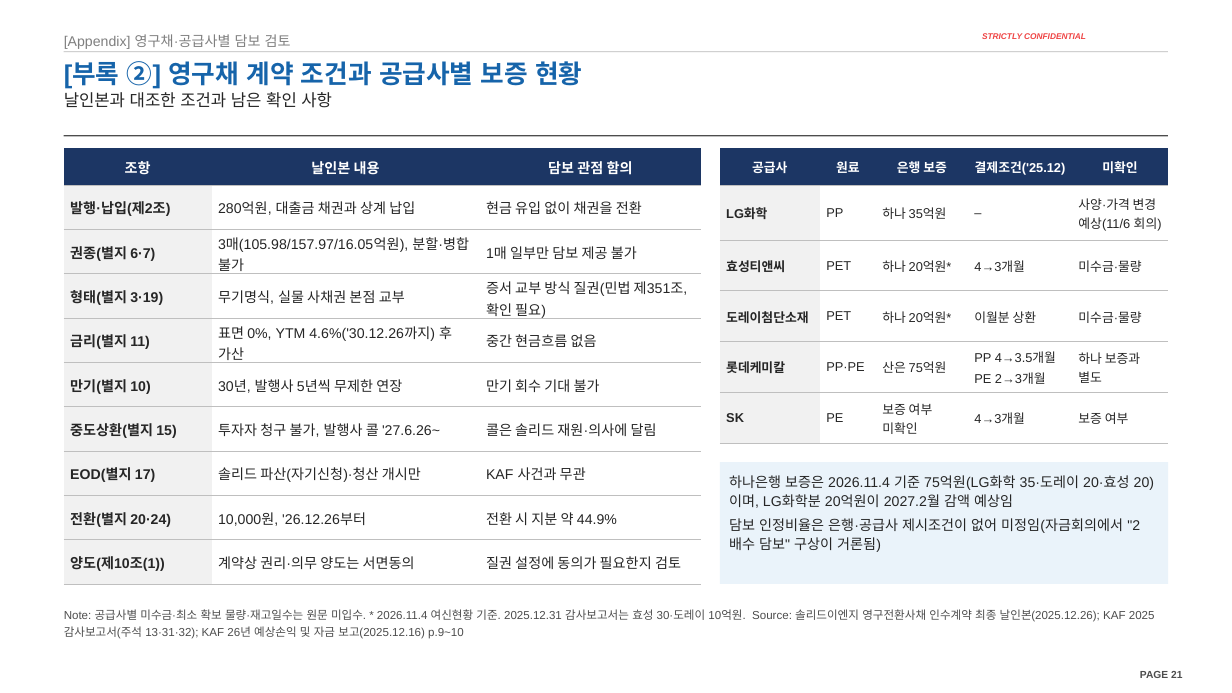
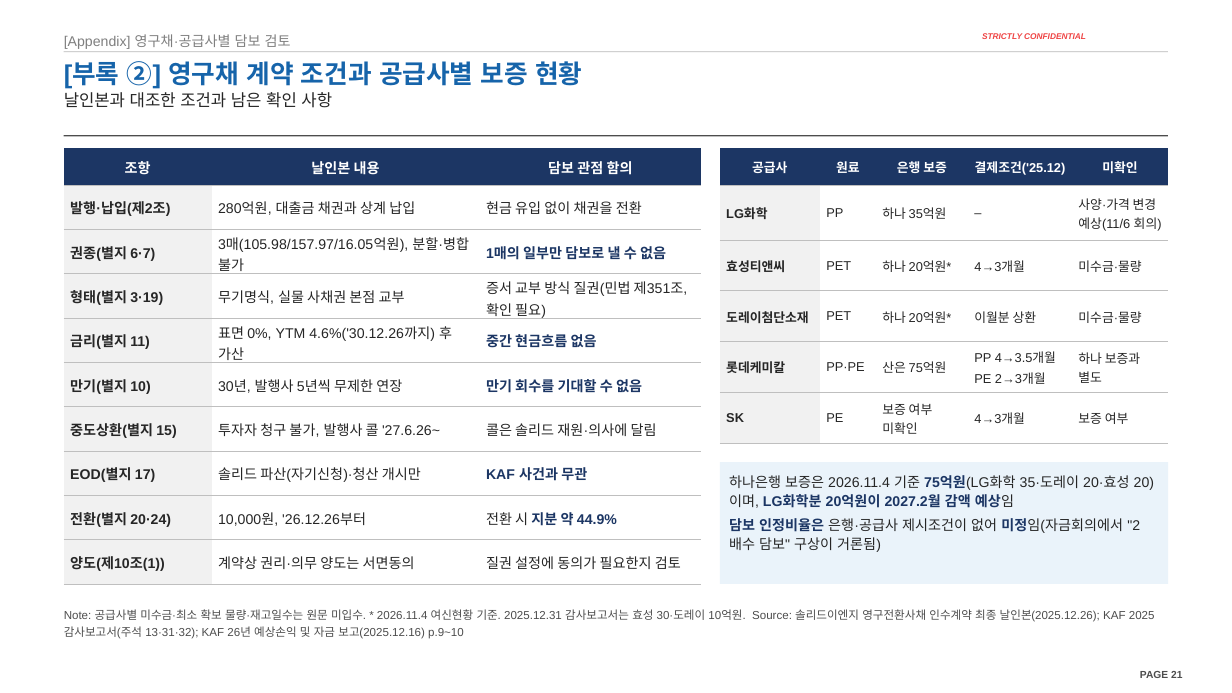
Before and after one commit to jogyesung/GS-Secretary, a slide deck: slide 21 of outputs/CIP_KAF_솔리드_자금조달차질_시나리오_20261118.pptx. Drawn at 1232x693 pixels with LibreOffice and Linux fonts; fonts in the diff are those of the drawing; background and template pictures are left out. Boxes give left, top, right and bottom in pixels: in the first picture for what was removed or moved away, otherwise in the second. Text is boxed around its words. In the diff, an @@ line names an element or a change of style, - is before the commit and + after.

```diff
--- a/outputs/CIP_KAF_솔리드_자금조달차질_시나리오_20261118.pptx
+++ b/outputs/CIP_KAF_솔리드_자금조달차질_시나리오_20261118.pptx
@@ table at (x1=64, y1=148, x2=701, y2=584) @@
-row 3, column 3: 1매 일부만 담보 제공 불가
+row 3, column 3: 1매의 일부만 담보로 낼 수 없음
-row 6, column 3: 만기 회수 기대 불가
+row 6, column 3: 만기 회수를 기대할 수 없음
@@ text colour #262626 to #1C3664, bold on in "중간 현금흐름 없음", "KAF 사건과 무관", "지분 약 44.9%" @@
@@ rectangle "하나은행 보증은 2026.11.4 기준 75억원(LG화학 ..." at (x1=720, y1=462, x2=1168, y2=584): text colour #262626 to #1C3664, bold on in "75억원(LG화학 LG화학분 20억원이 2027.2월 감액 예상임", "담보 인정비율은 미정임(자금회의에서" @@
```
Also in this commit, not shown: 7 other slides changed, 1 other file.
